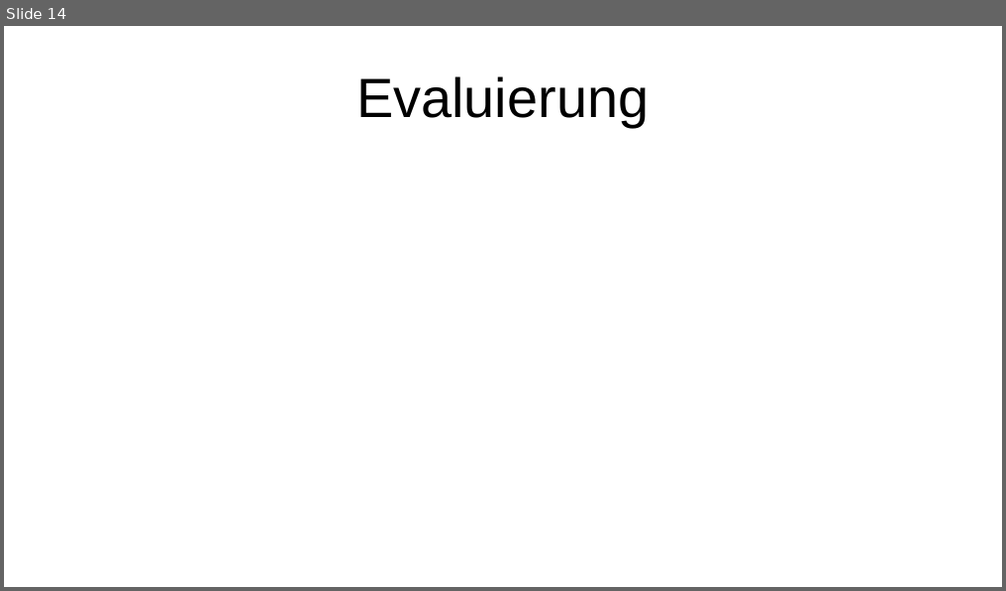
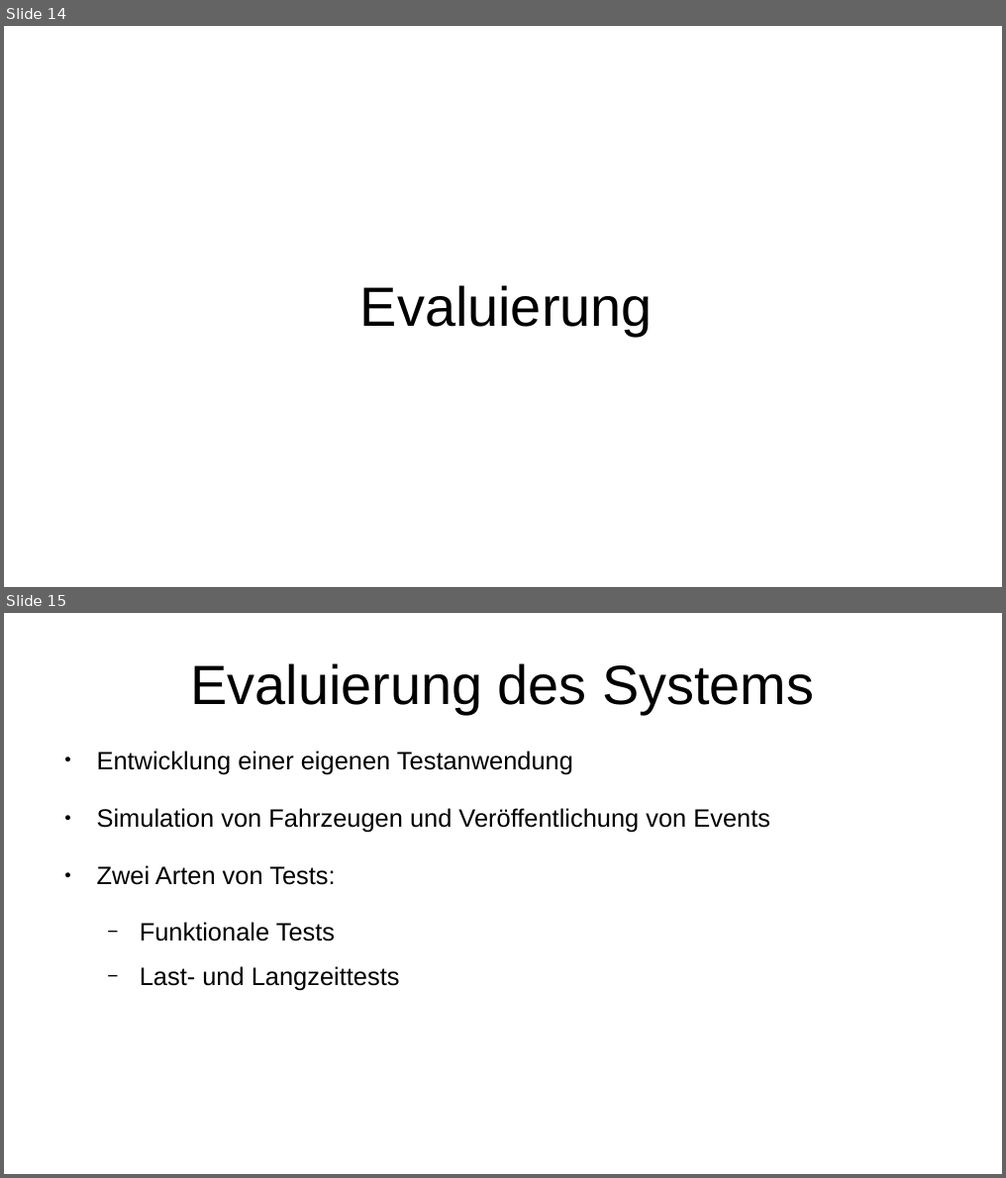
Before and after one commit to FSpruhs/park-flow, a slide deck: presentation.odp. Shown one above the other, each under a label of ours: slide 14 before the commit, slides 14 and 15 after it. The pictures are 1006x591 and 1006x1178 pixels, drawn with LibreOffice and Linux fonts; fonts in the diff are those of the drawing. Boxes give left, top, right and bottom in pixels: in the first picture for what was removed or moved away, otherwise in the second. Text is boxed around its words. In the diff, an @@ line names an element or a change of style, - is before the commit and + after.

```diff
--- a/presentation.odp
+++ b/presentation.odp
@@ slide 15 added at box(4, 613, 1002, 1174), background #FFFFFF @@
@@ title added at box(190, 663, 814, 714), 44 pt, text #000000 @@
+Evaluierung des Systems
@@ text added at box(97, 751, 770, 991), 20 pt, text #000000 @@
+● Entwicklung einer eigenen Testanwendung
+● Simulation von Fahrzeugen und Veröffentlichung von Events
+● Zwei Arten von Tests:
+  − Funktionale Tests
+  − Last- und Langzeittests
@@ slide 14 changed as well @@
@@ title "Evaluierung": place and size @@
-title "Evaluierung" at box(356, 76, 648, 127)
+title "Evaluierung" at box(360, 285, 652, 336)
```
Also in this commit, not shown: 11 other slides changed, 4 other slides added, 2 other files.
